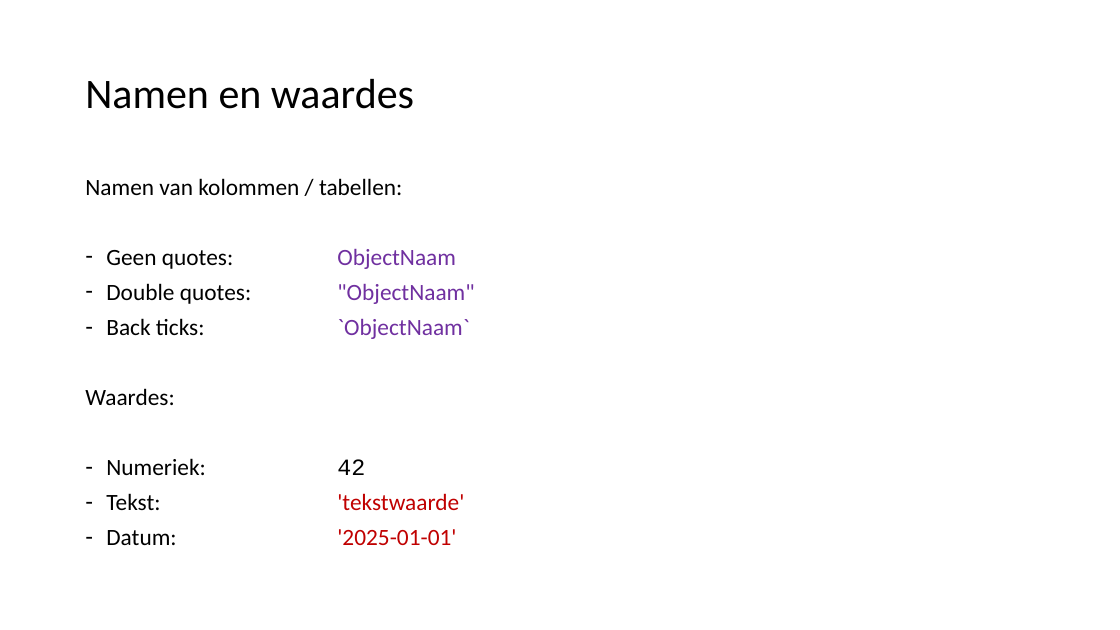
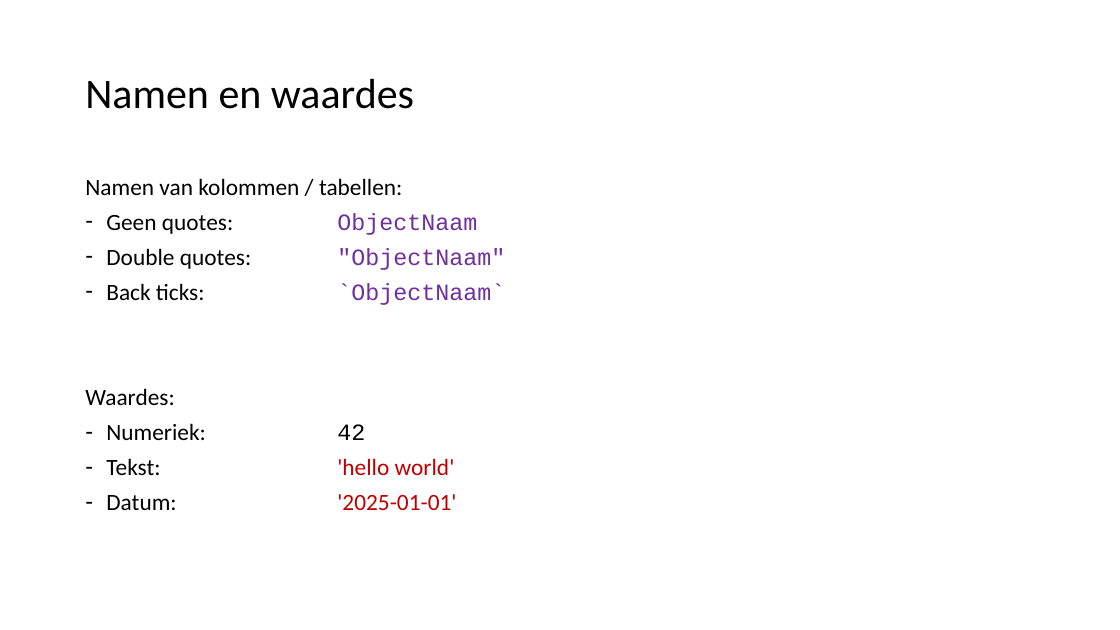
Before and after one commit to LFKoning/knowledge-sharing, a slide deck: slide 12 of sql_course/1_basics/1_basics.pptx (slide 16 before the commit). Drawn at 1120x630 pixels with LibreOffice and Linux fonts; fonts in the diff are those of the drawing. Boxes give left, top, right and bottom in pixels: in the first picture for what was removed or moved away, otherwise in the second. Text is boxed around its words. In the diff, an @@ line names an element or a change of style, - is before the commit and + after.

```diff
--- a/sql_course/1_basics/1_basics.pptx
+++ b/sql_course/1_basics/1_basics.pptx
@@ text at (106, 213, 505, 305): font Calibri to Courier New in "ObjectNaam", ""ObjectNaam"", "`ObjectNaam`" @@
@@ text at (337, 458, 455, 475): text changed @@
-– Tekst: 'tekstwaarde'
+– Tekst: 'hello world'
```
Also in this commit, not shown: 8 other slides changed, 1 slide added, 8 other files.
